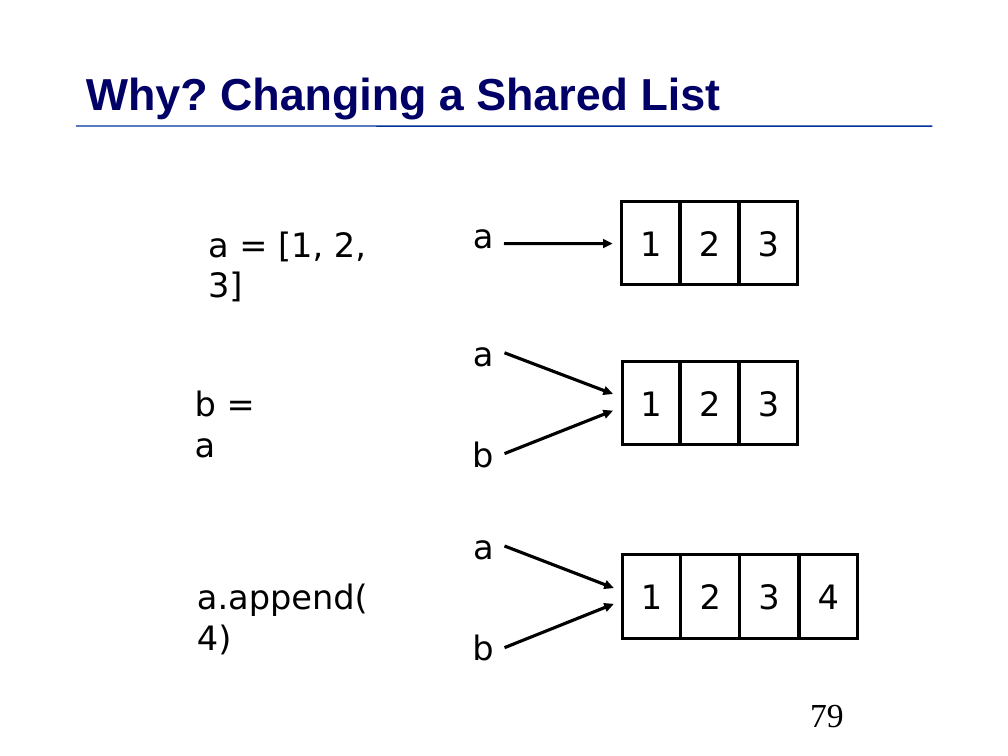
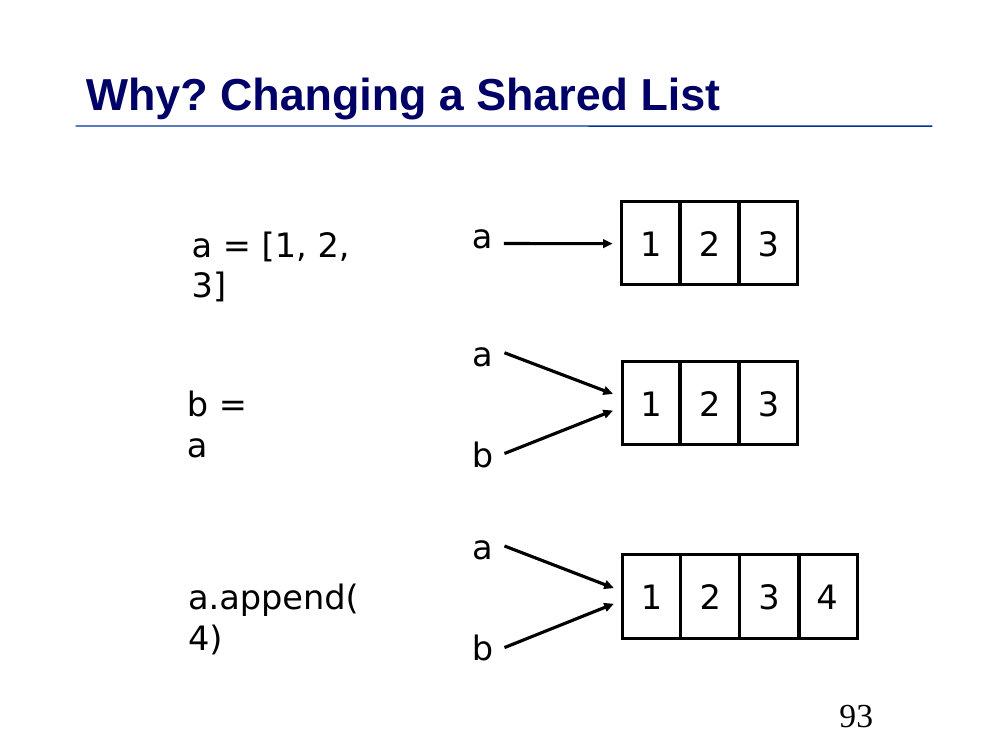
Before and after one commit to MPIDS/Python-Course, a slide deck: slide 93 of 01-basics/Talk/Python-Introduction.odp (slide 79 before the commit). Drawn at 1008x756 pixels with LibreOffice and Linux fonts; fonts in the diff are those of the drawing. Boxes give left, top, right and bottom in pixels: in the first picture for what was removed or moved away, otherwise in the second. Text is boxed around its words. In the diff, an @@ line names an element or a change of style, - is before the commit and + after.

```diff
--- a/01-basics/Talk/Python-Introduction.odp
+++ b/01-basics/Talk/Python-Introduction.odp
@@ line removed from (76, 126) to (932, 126) @@
@@ freeform shape added at (76, 126, 932, 126), outline #003399 0.99 pt @@
@@ free "a = [1, 2, 3]": place and size @@
-free "a = [1, 2, 3]" at (208, 231, 366, 302)
+free "a = [1, 2, 3]" at (181, 219, 372, 269)
@@ free "b = a": place and size @@
-free "b = a" at (195, 390, 216, 458)
+free "b = a" at (177, 378, 273, 428)
@@ rectangle removed at (799, 554, 858, 638) @@
@@ freeform shape added at (799, 554, 858, 638), outline #000000 2.24 pt @@
@@ free "a.append(4)": place and size @@
-free "a.append(4)" at (197, 583, 368, 655)
+free "a.append(4)" at (178, 572, 386, 622)
@@ free "4": place and size @@
-free "4" at (818, 584, 839, 609)
+free "4" at (806, 572, 846, 622)
@@ page number at (839, 704, 873, 728): text changed @@
-79
+93
```
Also in this commit, not shown: 104 other slides changed, 5 slides added, 4 other files.
